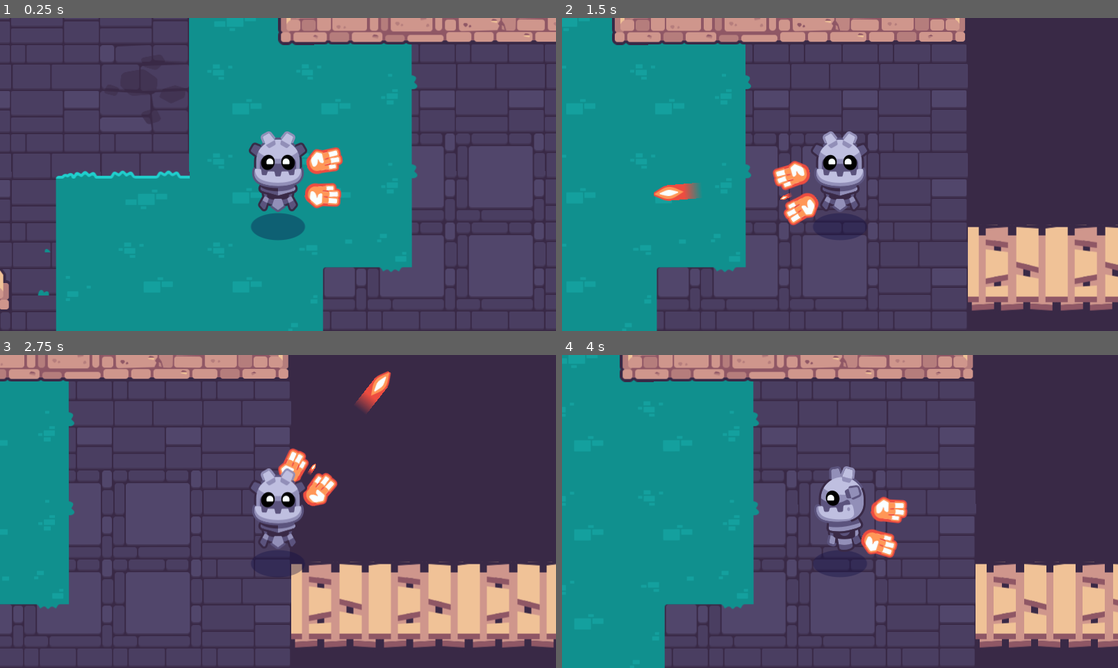
Above: before the commit, frames 1-4 (two rows, left to right).
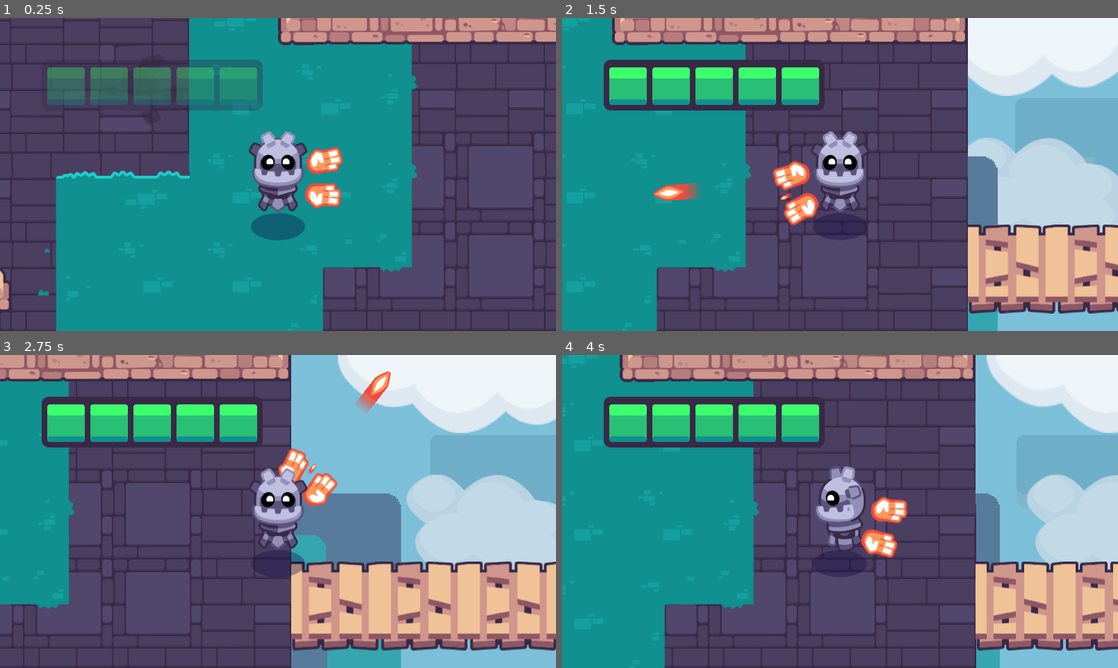
Above: after the commit, the same moments.

Repository: paninikeiko/2d-GameDev-Course
Game: Godot game, scene res://start.tscn
Same seed, same stepped clock (60 frames per second), same inputs: the game is played once before the commit and once after it. This scene is started directly instead of the project's main scene. Sound files missing from this copy of the repository are replaced by a short silence.
Inputs (mouse positions are in pixels of both pictures, inside the frame that each line leads up to):
- Up to frame 1 (0.25 s): no input
- Up to frame 2 (1.5 s): tap Enter at 0.5 s; move the mouse to (962, 158) at 0.52 s; hold D (move_right) 0.53-1.25 s; hold Mouse wheel down (cycle_weapon_down) 0.53-1.25 s; click (962, 158) at 0.67 s; drag from (728, 190) to (812, 237) at 1.27 s
- Up to frame 3 (2.75 s): move the mouse to (333, 442) at 2.02 s; press the mouse at (333, 442) at 2.03 s; hold D (move_right) from 2.03 s (still down)
- Up to frame 4 (4 s): release D (move_right) at 2.75 s; release the mouse at (895, 442) at 2.75 s; drag from (812, 574) to (951, 373) at 2.77 s; move the mouse to (1006, 558) at 3.52 s; hold A (move_left) from 3.53 s (still down); hold Mouse wheel up (cycle_weapon_up) from 3.53 s (still down)

The runs differ from the first frame. In frame 1, 4.7% of the frame differs, in the area x 8-48%, y 13-30%; in frame 2, 25%; in frame 3, 39%, in the area x 7-100%, y 0-100%; in frame 4, 24%.

Commit message:
Add Sky and Health Bar

Diff:
--- a/02.getting-to-know-godot/start.tscn
+++ b/02.getting-to-know-godot/start.tscn
@@ -7,6 +7,8 @@
 [ext_resource type="PackedScene" uid="uid://cu2rb5dl4ljte" path="res://tours/102_assemble_your_first_game/05_add_chest_that_spawns_pickups/levels/rooms/room_a.tscn" id="5_f1tjg"]
 [ext_resource type="PackedScene" uid="uid://dgayuh42w4v6u" path="res://levels/rooms/room_b.tscn" id="6_lcuig"]
 [ext_resource type="PackedScene" uid="uid://cq0mmphkbrvmm" path="res://levels/rooms/room_c.tscn" id="7_c20cc"]
+[ext_resource type="PackedScene" uid="uid://wdey00p3syru" path="res://levels/background/background_blue_sky.tscn" id="8_ad8r0"]
+[ext_resource type="PackedScene" uid="uid://cce7r30dfjm4r" path="res://interface/bars/ui_health_bar.tscn" id="9_iqxws"]
 
 [node name="Start" type="Node2D"]
 script = ExtResource("2")
@@ -36,3 +38,15 @@
 
 [node name="RoomC" parent="." instance=ExtResource("7_c20cc")]
 position = Vector2(896, -1920)
+
+[node name="BackgroundBlueSky" parent="." instance=ExtResource("8_ad8r0")]
+
+[node name="Node2D" type="Node2D" parent="."]
+
+[node name="CanvasLayer" type="CanvasLayer" parent="Node2D"]
+
+[node name="UIHealthBar" parent="Node2D/CanvasLayer" instance=ExtResource("9_iqxws")]
+offset_left = 60.0
+offset_top = 60.0
+offset_right = 378.0
+offset_bottom = 132.725
Not shown: 1 places in 02.getting-to-know-godot/start.tscn that only renumber resources
Not shown, changed: 02.getting-to-know-godot/godot_tours.log
Not shown, removed: 02.getting-to-know-godot/godot_tours.log-R9dlD1
Not shown, added: 02.getting-to-know-godot/godot_tours.log-ezzFeN
